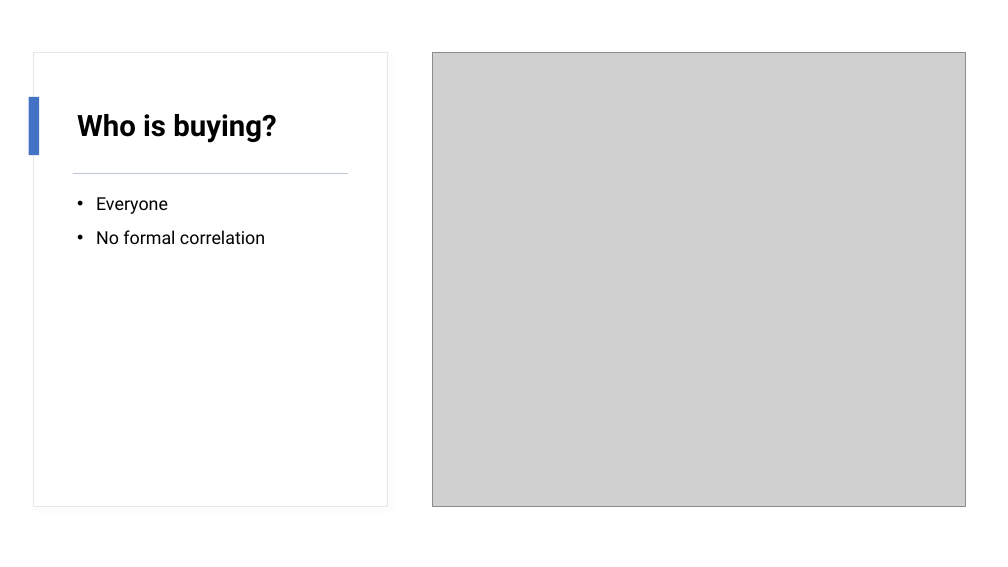
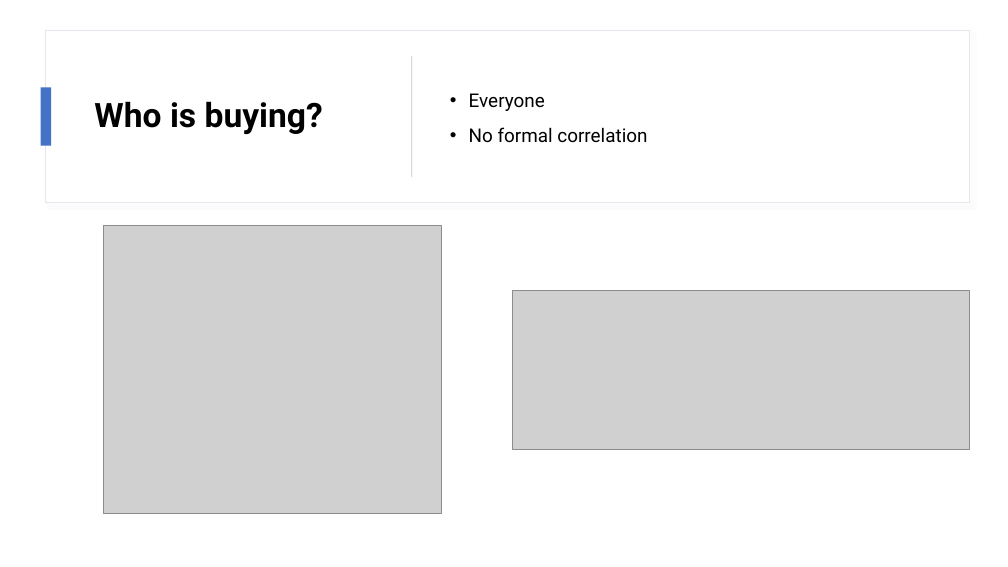
Before and after one commit to JessGlassF/storytime, a slide deck: slide 5 of Electronic Sales.pptx. Drawn at 1008x567 pixels with LibreOffice and Linux fonts; fonts in the diff are those of the drawing; grey boxes stand for pictures. Boxes give left, top, right and bottom in pixels: in the first picture for what was removed or moved away, otherwise in the second. Text is boxed around its words. In the diff, an @@ line names an element or a change of style, - is before the commit and + after.

```diff
--- a/Electronic Sales.pptx
+++ b/Electronic Sales.pptx
@@ rectangle removed at (34,52,388,507) @@
@@ rectangle added at (46,30,969,203), fill #FFFFFF, outline #E4E8EE 1 pt @@
@@ title "Who is buying?": place and size @@
-title "Who is buying?" at (77,114,276,143)
+title "Who is buying?" at (94,101,323,134)
@@ title "Who is buying?" at (94,101,323,134): size 28 to 32 pt @@
@@ rectangle added at (412,56,413,177), fill #BCC6D5 @@
@@ text "Everyone": place and size @@
-text "Everyone" at (96,197,265,244)
+text "Everyone" at (469,93,647,143)
@@ text "Everyone" at (469,93,647,143): size 17 to 18 pt; vertical alignment top to middle @@
@@ rectangle: place and size @@
-rectangle at (29,97,39,155)
+rectangle at (41,88,51,146)
@@ rectangle removed at (73,173,348,174) @@
@@ picture: place and size @@
-picture at (433,52,966,507)
+picture at (104,225,442,513)
@@ picture added at (513,290,969,449) @@
```
